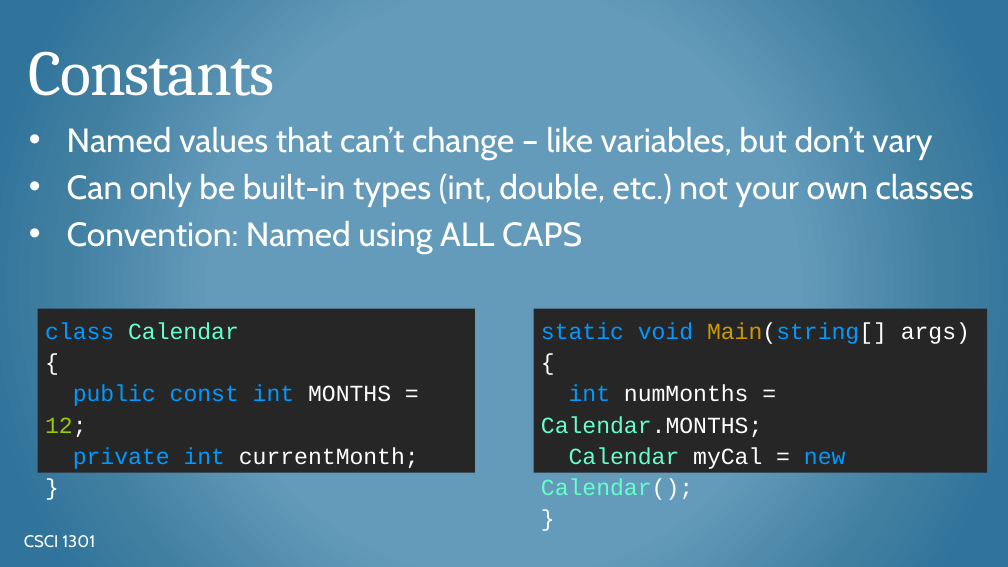
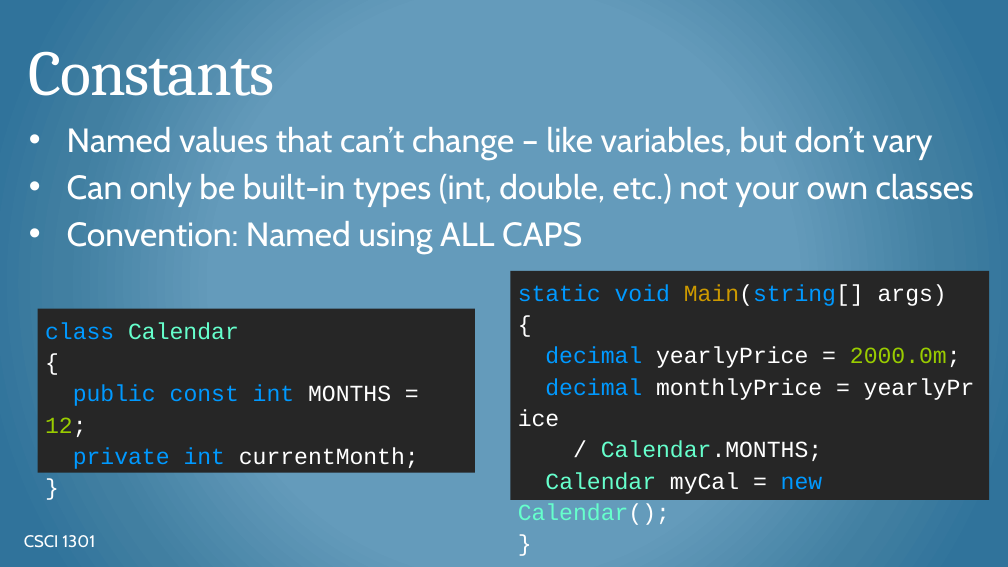
Before and after one commit to csci-1301/csci-1301.github.io, a slide deck: slide 27 of lectures/060_object_oriented_intro/Objects-Details.pptx. Drawn at 1008x567 pixels with LibreOffice and Linux fonts; fonts in the diff are those of the drawing; background and template pictures are left out. Boxes give left, top, right and bottom in pixels: in the first picture for what was removed or moved away, otherwise in the second. Text is boxed around its words. In the diff, an @@ line names an element or a change of style, - is before the commit and + after.

```diff
--- a/lectures/060_object_oriented_intro/Objects-Details.pptx
+++ b/lectures/060_object_oriented_intro/Objects-Details.pptx
@@ rectangle "static void Main(string[] args)": place and size @@
-rectangle "static void Main(string[] args)" at [534,309,988,473]
+rectangle "static void Main(string[] args)" at [510,271,989,500]
@@ text in rectangle at [545,347,961,461]: text changed @@
-int numMonths = Calendar.MONTHS;
+decimal yearlyPrice = 2000.0m;
+decimal monthlyPrice = yearlyPrice
+/ Calendar.MONTHS;
```
Also in this commit, not shown: 1 other slide changed, 2 other files.
